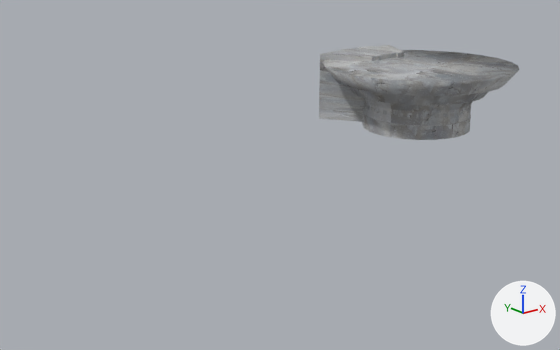
An edit to the Blender file resources/models/chamber.blend, drawn before and after from the same camera.
Rendered twice from a 50 mm camera at (-89.0, -77.8, 28.5) aimed at (-28.9, -2.7, -1.5). Lighting does not change. The marker at lower right points along +X, +Y and +Z.

In view in the first picture: 'Chamber', 'JudgeBox'.
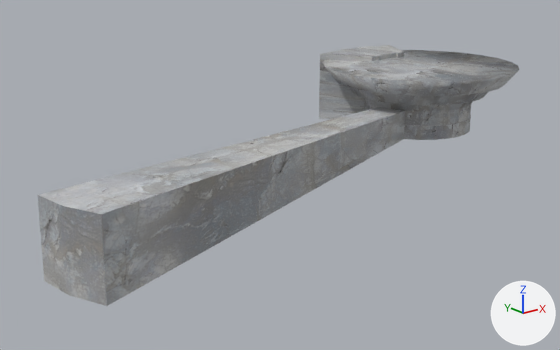
Edits to the bpy script that builds the scene:
```text
Change me_circle_003:
    used by ob_chamber; location = (0.0, 0.0, 0.0); scale = (5.04, 5.04, 5.04)
    remove me_circle_003.from_pydata(...)  # 192 vertices, 162 faces; spans x -2.88..2.88, y -2.88..2.49, z 0.0..1.91
    add me_circle_003.from_pydata(...)  # 200 vertices, 168 faces; spans x -12.93..2.88, y -4.27..2.49, z -0.41..1.91
    me_circle_003 part 1
    6 faces are deleted
    8 vertices are added at x -12.93..-12.47, y -4.27..-2.65, z -0.41..1.24
    12 new faces join them
```

Location of each change, (x1, y1, x2, y2) in pixels of the pictures (560 x 350 px):
'Chamber', reshaped (145% wider, 182% taller)
    before: (323, 50, 519, 140)
    after: (38, 50, 519, 306)
part 1 of me_circle_003, built on
    before: (378, 107, 405, 139)
    after: (38, 107, 405, 306)
